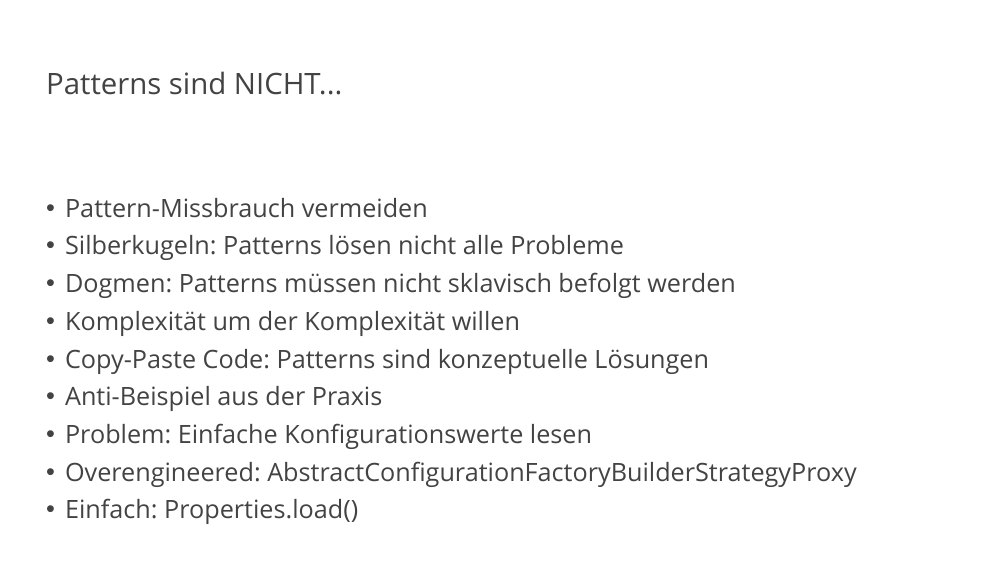
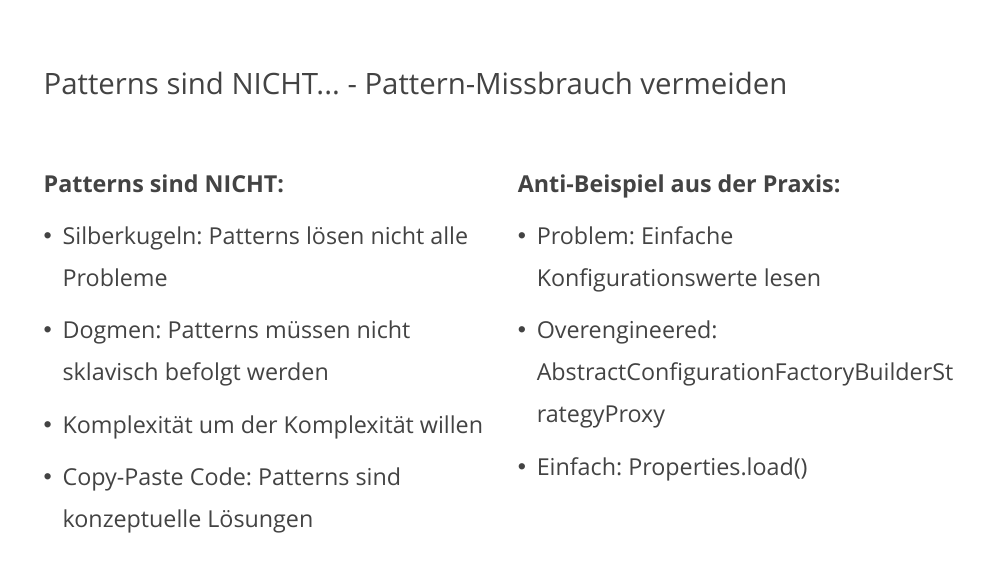
Before and after one commit to vanillacore-net/september-2025-telekom-training, a slide deck: slide 28 of presentations/powerpoint/intro-presentation.pptx (slide 23 before the commit). Drawn at 1008x567 pixels with LibreOffice and Linux fonts; fonts in the diff are those of the drawing; background and template pictures are left out. Boxes give left, top, right and bottom in pixels: in the first picture for what was removed or moved away, otherwise in the second. Text is boxed around its words. In the diff, an @@ line names an element or a change of style, - is before the commit and + after.

```diff
--- a/presentations/powerpoint/intro-presentation.pptx
+++ b/presentations/powerpoint/intro-presentation.pptx
@@ title at (x1=44, y1=71, x2=787, y2=95): text changed @@
-Patterns sind NICHT...
+Patterns sind NICHT... - Pattern-Missbrauch vermeiden
@@ text at (x1=44, y1=174, x2=284, y2=193): text changed; size 24 to 22.2 pt; bold on @@
-• Pattern-Missbrauch vermeiden
+Patterns sind NICHT:
@@ text added at (x1=518, y1=174, x2=841, y2=481), 22.2 pt, text #434343 @@
+Anti-Beispiel aus der Praxis:
+• Problem: Einfache Konfigurationswerte lesen
+• Overengineered: AbstractConfigurationFactoryBuilderStrategyProxy
+• Einfach: Properties.load()
@@ text at (x1=63, y1=226, x2=483, y2=533): size 24 to 22.2 pt; line spacing 0.9 to 1.5 @@
@@ text at (x1=65, y1=386, x2=856, y2=524): paragraphs removed @@
-• Anti-Beispiel aus der Praxis
-• Problem: Einfache Konfigurationswerte lesen
-• Overengineered: AbstractConfigurationFactoryBuilderStrategyProxy
-• Einfach: Properties.load()
```
Also in this commit, not shown: 27 other slides changed, 6 slides added, 1 slide removed, 11 other files.
